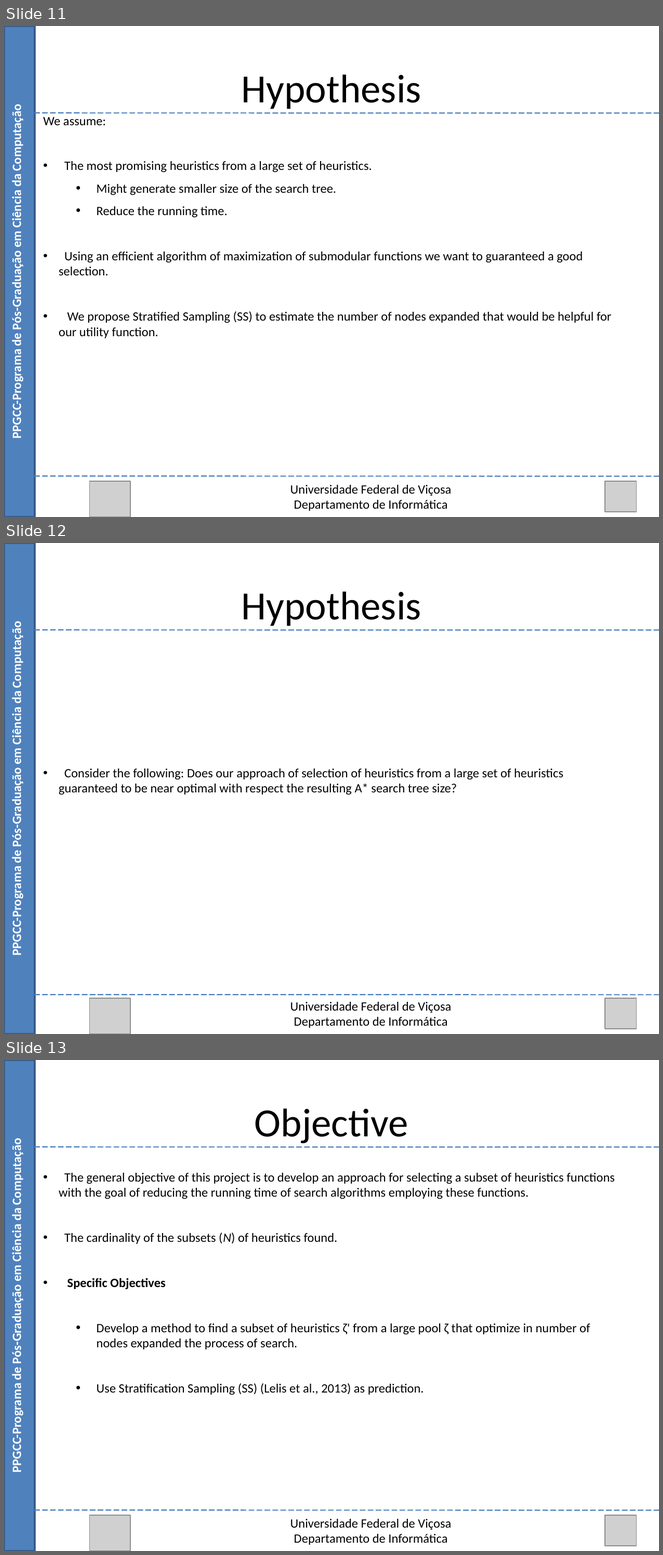
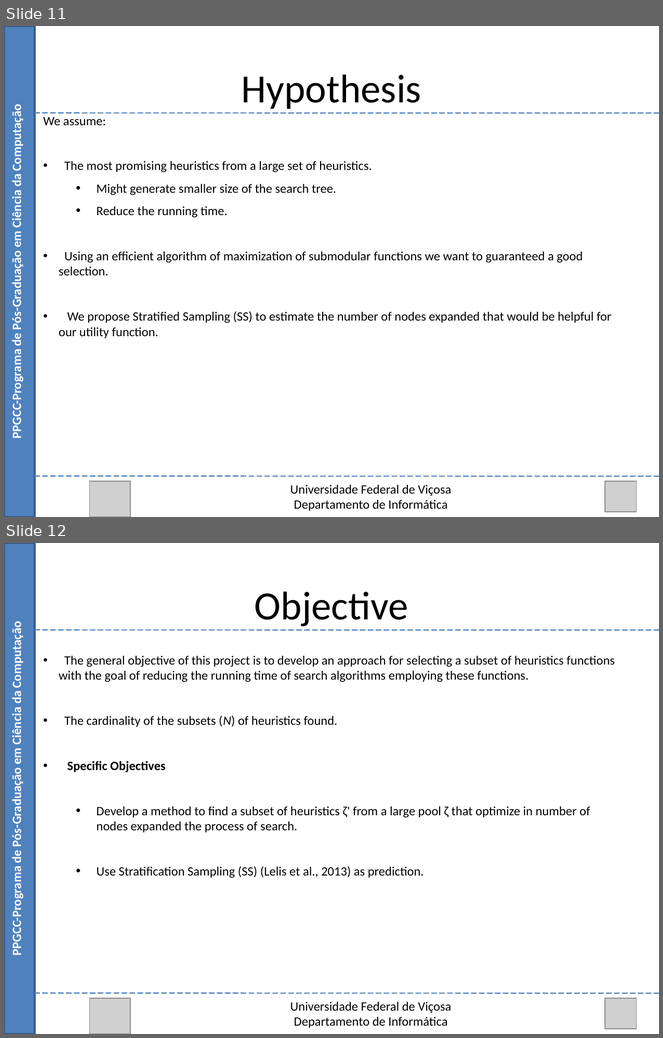
Before and after one commit to Marvinsky/research-marvin, a slide deck: latex/odp/selection heuristics.odp. Shown one above the other, each under a label of ours: slides 11, 12 and 13 before the commit, slides 11 and 12 after it. The pictures are 663x1555 and 663x1038 pixels, drawn with LibreOffice and Linux fonts; fonts in the diff are those of the drawing; grey boxes stand for pictures. Boxes give left, top, right and bottom in pixels: in the first picture for what was removed or moved away, otherwise in the second. Text is boxed around its words. In the diff, an @@ line names an element or a change of style, - is before the commit and + after.

Commit message:
18/08/15 modify selection_heuristics

```diff
--- a/latex/odp/selection heuristics.odp
+++ b/latex/odp/selection heuristics.odp
@@ slide 12 removed at (x1=4, y1=543, x2=659, y2=1034), background #FFFFFF @@
@@ rectangle removed at (x1=4, y1=543, x2=35, y2=1034) @@
@@ text removed at (x1=242, y1=591, x2=422, y2=626) @@
-Hypothesis
@@ text removed at (x1=9, y1=628, x2=25, y2=954) @@
-PPGCC-Programa de Pós-Graduação em Ciência da Computação
@@ line removed from (35, 630) to (659, 630) @@
@@ text removed at (x1=59, y1=769, x2=564, y2=795) @@
-• Consider the following: Does our approach of selection of heuristics from a large set of heuristics guaranteed to be near optimal with respect the resulting A* search tree size?
@@ line removed from (35, 995) to (659, 995) @@
@@ picture removed at (x1=89, y1=999, x2=130, y2=1034) @@
@@ text removed at (x1=291, y1=1002, x2=451, y2=1028) @@
-Universidade Federal de Viçosa
-Departamento de Informática
@@ picture removed at (x1=605, y1=999, x2=636, y2=1029) @@
@@ what was slide 13 is now slide 12 @@
```
Also in this commit, not shown: 1 slide changed, 2 other slides removed, 1 other file.
